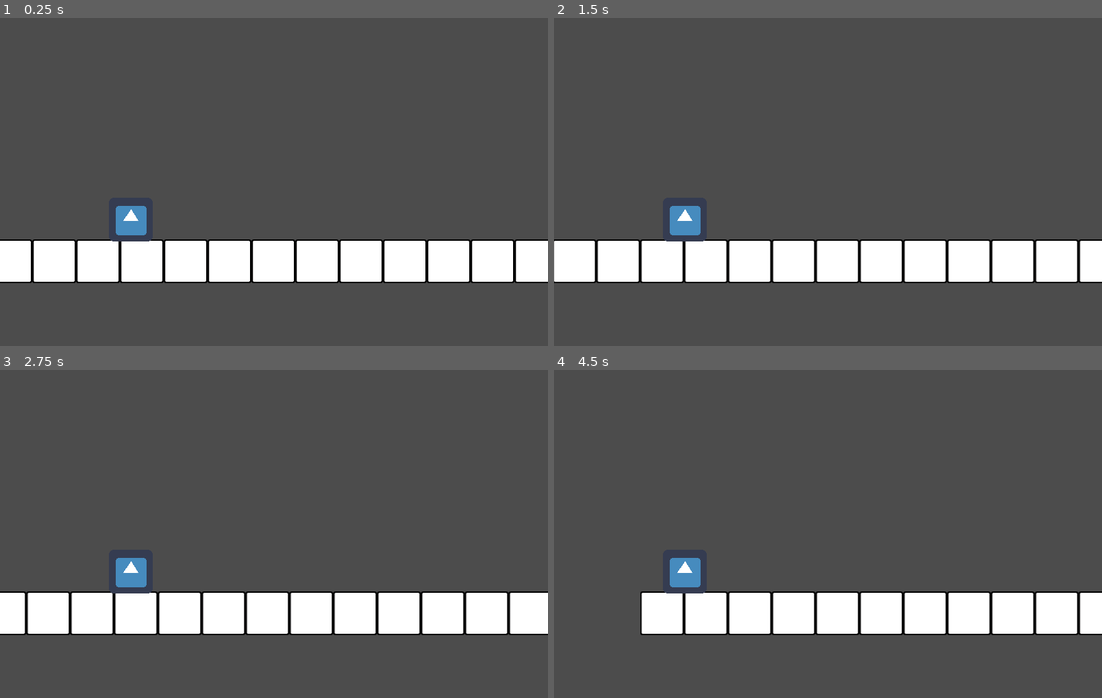
Above: before the commit, frames 1-4 (two rows, left to right).
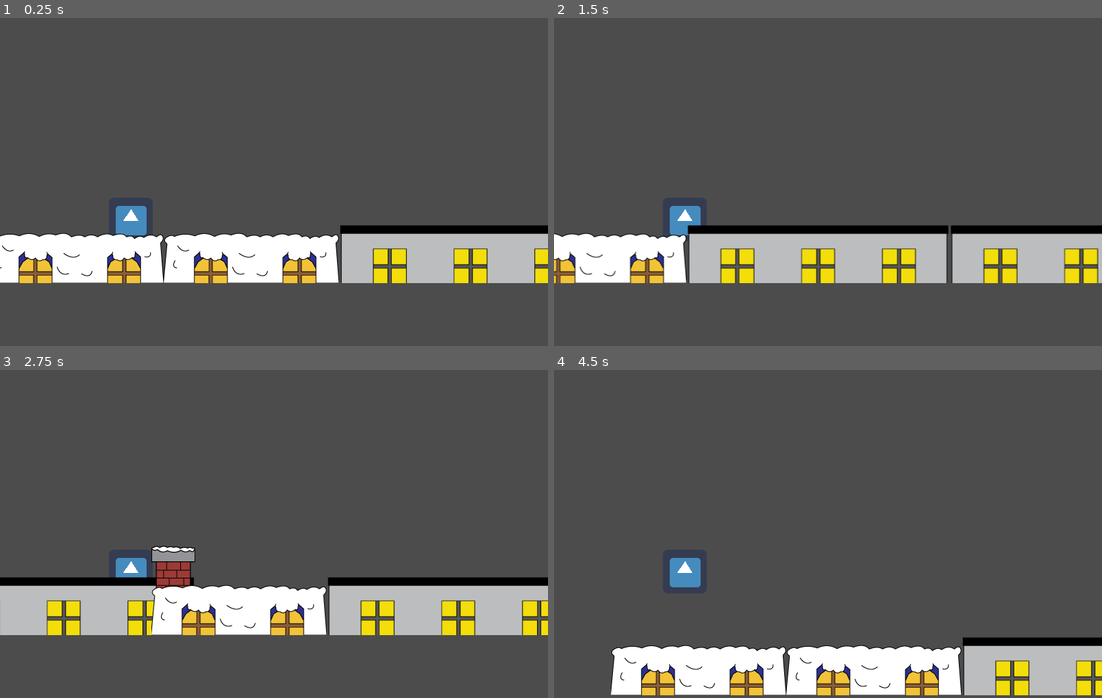
Above: after the commit, the same moments.

Repository: ConnorBS/December-2022-Game-Jam
Game: Godot game, scene res://Scenes/World.tscn
Same seed, same stepped clock (60 frames per second), same inputs: the game is played once before the commit and once after it. The engine's default icon, where the game draws it, is replaced by a stand-in: a white triangle on a blue panel in a dark square.
Inputs:
- Up to frame 1 (0.25 s): no input
- Up to frame 2 (1.5 s): tap Enter at 0.5 s; hold Right (move right) 0.53-1.28 s; hold Left (move left) from 1.28 s (still down)
- Up to frame 3 (2.75 s): release Left (move left) at 2.03 s; hold Right (move right) from 2.03 s (still down)
- Up to frame 4 (4.5 s): release Right (move right) at 3.53 s; hold Left (move left) from 3.53 s (still down)

The runs differ from the first frame. In frame 1, 11% of the frame differs, in the area x 0-100%, y 63-81%; in frame 2, 15%; in frame 3, 15%; in frame 4, 24%, in the area x 10-100%, y 67-100%.

Commit message:
Added Gaps Chimneys, and some houses

Diff:
--- a/Scenes/World.tscn
+++ b/Scenes/World.tscn
@@ -1,12 +1,24 @@
-[gd_scene load_steps=7 format=2]
+[gd_scene load_steps=13 format=2]
 
 [ext_resource path="res://Scripts/World.gd" type="Script" id=1]
 [ext_resource path="res://Assets/Houses/TextureBlock.png" type="Texture" id=2]
 [ext_resource path="res://Scripts/Camera.gd" type="Script" id=3]
 [ext_resource path="res://Scenes/Player.tscn" type="PackedScene" id=4]
+[ext_resource path="res://Assets/Houses/House1.png" type="Texture" id=5]
+[ext_resource path="res://Assets/Houses/Chimney1.png" type="Texture" id=6]
+[ext_resource path="res://Assets/Houses/House2.png" type="Texture" id=7]
 
 [sub_resource type="ConvexPolygonShape2D" id=1]
 points = PoolVector2Array( 64, 64, 0, 64, 0, 0, 64, 0 )
+
+[sub_resource type="ConvexPolygonShape2D" id=3]
+points = PoolVector2Array( 256, 128, 0, 128, 0, 64, 256, 64 )
+
+[sub_resource type="ConvexPolygonShape2D" id=4]
+points = PoolVector2Array( 64, 128, 0, 128, 0, 64, 64, 64 )
+
+[sub_resource type="ConvexPolygonShape2D" id=5]
+points = PoolVector2Array( 384, 128, 0, 128, 0, 64, 384, 64 )
 
 [sub_resource type="TileSet" id=2]
 0/name = "TextureBlock.png 0"
@@ -30,19 +42,85 @@
 "shape_transform": Transform2D( 1, 0, 0, 1, 0, 0 )
 } ]
 0/z_index = 0
+1/name = "House1.png 1"
+1/texture = ExtResource( 5 )
+1/tex_offset = Vector2( 0, 0 )
+1/modulate = Color( 1, 1, 1, 1 )
+1/region = Rect2( 0, 0, 256, 128 )
+1/tile_mode = 0
+1/occluder_offset = Vector2( 0, 0 )
+1/navigation_offset = Vector2( 0, 0 )
+1/shape_offset = Vector2( 0, 0 )
+1/shape_transform = Transform2D( 1, 0, 0, 1, 0, 0 )
+1/shape = SubResource( 3 )
+1/shape_one_way = false
+1/shape_one_way_margin = 1.0
+1/shapes = [ {
+"autotile_coord": Vector2( 0, 0 ),
+"one_way": false,
+"one_way_margin": 1.0,
+"shape": SubResource( 3 ),
+"shape_transform": Transform2D( 1, 0, 0, 1, 0, 0 )
+} ]
+1/z_index = 0
+2/name = "Chimney1.png 2"
+2/texture = ExtResource( 6 )
+2/tex_offset = Vector2( 0, 0 )
+2/modulate = Color( 1, 1, 1, 1 )
+2/region = Rect2( 0, 0, 64, 128 )
+2/tile_mode = 0
+2/occluder_offset = Vector2( 0, 0 )
+2/navigation_offset = Vector2( 0, 0 )
+2/shape_offset = Vector2( 0, 0 )
+2/shape_transform = Transform2D( 1, 0, 0, 1, 0, 0 )
+2/shape = SubResource( 4 )
+2/shape_one_way = false
+2/shape_one_way_margin = 1.0
+2/shapes = [ {
+"autotile_coord": Vector2( 0, 0 ),
+"one_way": false,
+"one_way_margin": 1.0,
+"shape": SubResource( 4 ),
+"shape_transform": Transform2D( 1, 0, 0, 1, 0, 0 )
+} ]
+2/z_index = 0
+3/name = "House2.png 3"
+3/texture = ExtResource( 7 )
+3/tex_offset = Vector2( 0, 0 )
+3/modulate = Color( 1, 1, 1, 1 )
+3/region = Rect2( 0, 0, 384, 128 )
+3/tile_mode = 0
+3/occluder_offset = Vector2( 0, 0 )
+3/navigation_offset = Vector2( 0, 0 )
+3/shape_offset = Vector2( 0, 0 )
+3/shape_transform = Transform2D( 1, 0, 0, 1, 0, 0 )
+3/shape = SubResource( 5 )
+3/shape_one_way = false
+3/shape_one_way_margin = 1.0
+3/shapes = [ {
+"autotile_coord": Vector2( 0, 0 ),
+"one_way": false,
+"one_way_margin": 1.0,
+"shape": SubResource( 5 ),
+"shape_transform": Transform2D( 1, 0, 0, 1, 0, 0 )
+} ]
+3/z_index = 0
 
 [node name="World" type="Node2D"]
 script = ExtResource( 1 )
+chance_of_gap = 0.15
+chance_of_chimeny = 0.05
+
+[node name="Player" parent="." instance=ExtResource( 4 )]
+speed = Vector2( 2000, 500 )
+gravity = 0.0
+
+[node name="Camera2D" type="Camera2D" parent="Player"]
+position = Vector2( 209, -55 )
+current = true
+script = ExtResource( 3 )
 
 [node name="Houses" type="TileMap" parent="."]
 position = Vector2( 1, 0 )
 tile_set = SubResource( 2 )
 format = 1
-tile_data = PoolIntArray( 524287, 0, 0, 458752, 0, 0, 458753, 0, 0, 458754, 0, 0, 458755, 0, 0, 458756, 0, 0, 458757, 0, 0, 458758, 0, 0, 458759, 0, 0, 458760, 0, 0, 458761, 0, 0, 458762, 0, 0, 458763, 0, 0, 458764, 0, 0 )
-
-[node name="Player" parent="." instance=ExtResource( 4 )]
-
-[node name="Camera2D" type="Camera2D" parent="Player"]
-position = Vector2( 209, -55 )
-current = true
-script = ExtResource( 3 )
--- a/Scripts/World.gd
+++ b/Scripts/World.gd
@@ -2,28 +2,112 @@
 onready var _houseTile_node = $Houses
 onready var _player_node = $Player
 
+var death_depth = 8
 
 onready var cell_size = _houseTile_node.cell_size
+enum TILESET{DEFAULT,HOUSE1,CHIMNEY1,HOUSE2}
 
-var nextTile = Vector2(13,7)
-var oldTile = Vector2(-2,7)
+var nextTile = Vector2(12,7)
+var lastUpdateTile = Vector2(12,7)
+var oldTile = Vector2(-9,7)
+
+export (float) var chance_of_gap = 0.2
+export (float) var chance_of_chimeny = .1
+export (int) var count_gap_max = 2
+export (int) var min_gap_of_chimneys = 7
+
+var current_gap_count = 0
+var last_chimney_position_x= 0
+
+
+const platform_dict = {
+	"house1":{
+		"tileset":TILESET.HOUSE1,
+		"next open slot": +4,
+		"offset position": Vector2(0,-1)
+
+	},
+	"chimney1":{
+		"tileset":TILESET.CHIMNEY1,
+		"next open slot": +1,
+		"offset position": Vector2(0,-2)
+	},
+	"house2":{
+		"tileset":TILESET.HOUSE2,
+		"next open slot": +6,
+		"offset position": Vector2(0,-1)
+
+	},
+}
 onready var gridPos_x = round(_player_node.position.x / cell_size.x)
 var groundMoving = true
-func update_tile():
+
+func _ready():
+	randomize()
+	set_starting_platform()
+
+
+func clear_old_tiles():
 	var listOfArrays = _houseTile_node.get_used_cells()
 	for cell in listOfArrays:
 		if cell.x == oldTile.x:
 			_houseTile_node.set_cellv(cell,-1)
 
-	_houseTile_node.set_cellv (nextTile,0)
-	nextTile += Vector2(1,0)
 	oldTile +=Vector2(1,0)
 
 
 func _process(_delta):
 	if round(_player_node.position.x / cell_size.x) > gridPos_x:
 		for i in range(round(_player_node.position.x / cell_size.x - gridPos_x)):
-			update_tile()
+#			print ("Player Pos: ", (_player_node.position.x / cell_size.x))
+			nextTile.x += 1
+			if nextTile.x >= lastUpdateTile.x:
+				var random_chance_of_gap = randf()
+
+				var gap_spawned = false
+				if chance_of_gap >= random_chance_of_gap and current_gap_count <= chance_of_gap:
+					current_gap_count += 1
+					lastUpdateTile.x += 1
+					gap_spawned = true
+					print ("Spawned gap: ", nextTile)
+
+				if !gap_spawned:
+					var random_chance_of_chimney = randf()
+					if chance_of_chimeny >= random_chance_of_chimney and nextTile.x - last_chimney_position_x >= min_gap_of_chimneys:
+						spawn_chimney(nextTile)
+						print ("Spawned Chimney: ",nextTile)
+
+					current_gap_count = 0
+					determine_house()
+			clear_old_tiles()
+
+			print ("Next Tile: ",nextTile)
+			print ("Last Updated tile: ", lastUpdateTile)
 		gridPos_x = round(_player_node.position.x / cell_size.x)
-		print (gridPos_x)
+
+
+	if round(_player_node.position.y / cell_size.y) >= death_depth:
+		get_tree().reload_current_scene()
 	pass
+
+
+func determine_house():
+	var house_int = round(rand_range(1,2))
+	print (house_int)
+	var house_values = platform_dict["house"+str(house_int)]
+
+	_houseTile_node.set_cellv (nextTile+house_values["offset position"],house_values["tileset"])
+	lastUpdateTile.x += house_values["next open slot"]
+	print ("Spawned House: ", "house"+str(house_int), " ",nextTile)
+
+func spawn_chimney(position_to_spawn):
+	var chimney_int = round (rand_range(1,1))
+	var chimney_values = platform_dict["chimney"+str(chimney_int)]
+
+	_houseTile_node.set_cellv(position_to_spawn+chimney_values["offset position"], chimney_values["tileset"])
+	last_chimney_position_x = position_to_spawn.x+chimney_values["offset position"].x
+
+func set_starting_platform():
+	_houseTile_node.set_cellv(Vector2(-1,6), TILESET.HOUSE1)
+	_houseTile_node.set_cellv(Vector2(3,6), TILESET.HOUSE1)
+	_houseTile_node.set_cellv(Vector2(7,6), TILESET.HOUSE2)
Binary file added: Assets/Houses/Chimney1.png
Not shown, added: Assets/Houses/Chimney1.png.import
Binary file added: Assets/Houses/House1.gif
Binary file added: Assets/Houses/House1.png
Not shown, added: Assets/Houses/House1.png.import
Binary file added: Assets/Houses/House2.png
Not shown, added: Assets/Houses/House2.png.import
Not shown, added: Assets/Houses/Original/Chimney.ai
Not shown, added: Assets/Houses/Original/House1.ai
Not shown, added: Assets/Houses/Original/House2.ai
